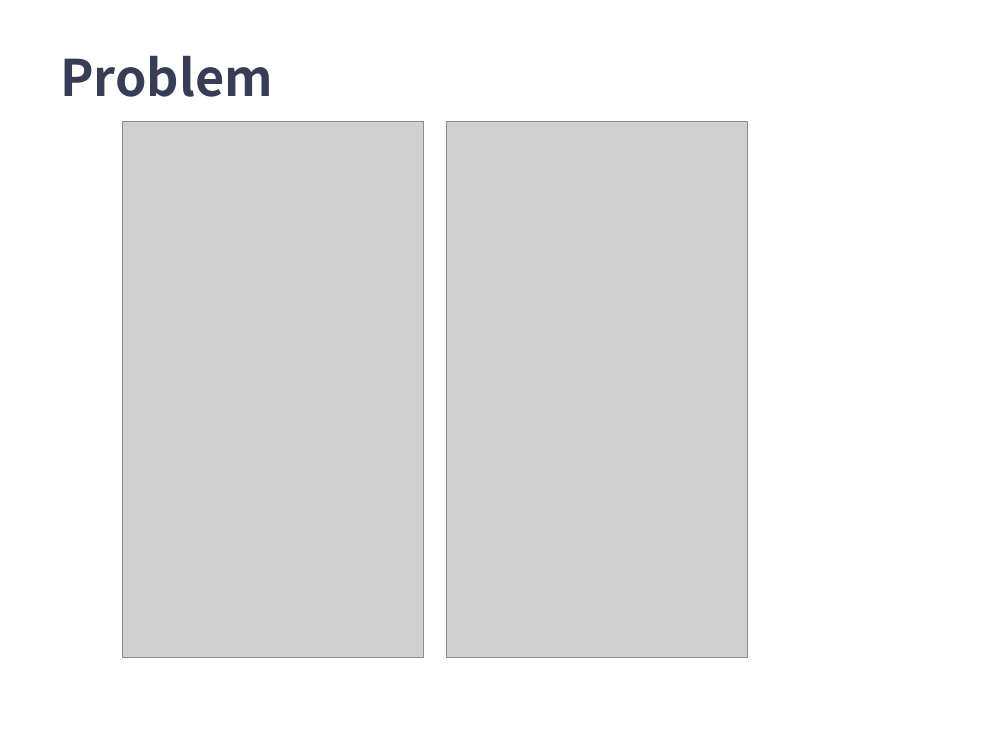
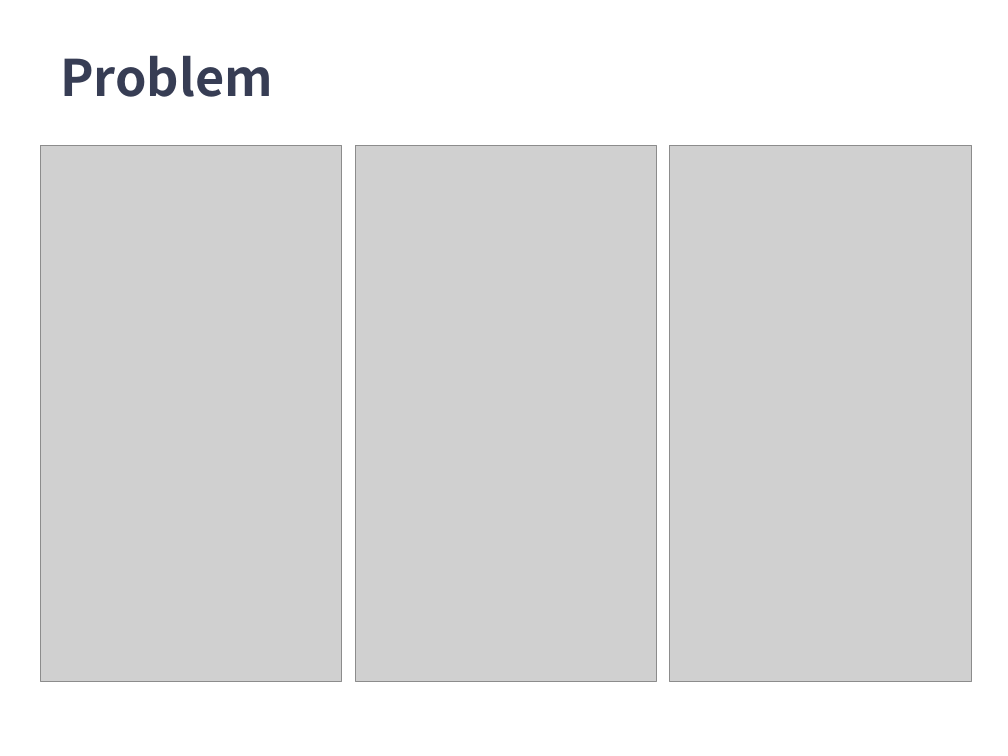
Before and after one commit to Jamjomjara/snu-artoon, a slide deck: slide 1 of artoon-spec.pptx (slide 4 before the commit). Drawn at 1008x756 pixels with LibreOffice and Linux fonts; fonts in the diff are those of the drawing; grey boxes stand for pictures. Boxes give left, top, right and bottom in pixels: in the first picture for what was removed or moved away, otherwise in the second. Text is boxed around its words. In the diff, an @@ line names an element or a change of style, - is before the commit and + after.

Commit message:
Add artoon-spec.pptx that has slide modification.
This pptx add 'problem', 'current status', 'division' and 'further plan'
part. These part contributions are temporary - they should be changed
today.

```diff
--- a/artoon-spec.pptx
+++ b/artoon-spec.pptx
@@ picture: place and size @@
-picture at bbox=[122, 122, 423, 658]
+picture at bbox=[40, 145, 342, 681]
@@ picture: place and size @@
-picture at bbox=[447, 122, 748, 658]
+picture at bbox=[355, 145, 656, 681]
@@ picture added at bbox=[670, 145, 972, 681] @@
```
Also in this commit, not shown: 1 other slide changed, 4 slides added, 15 slides removed.
